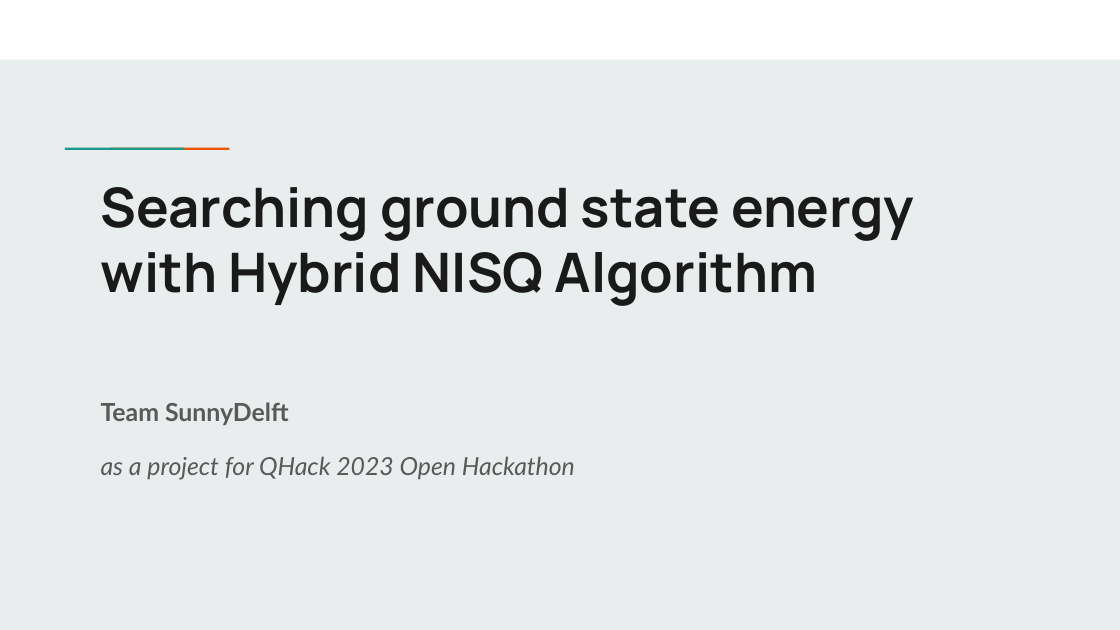
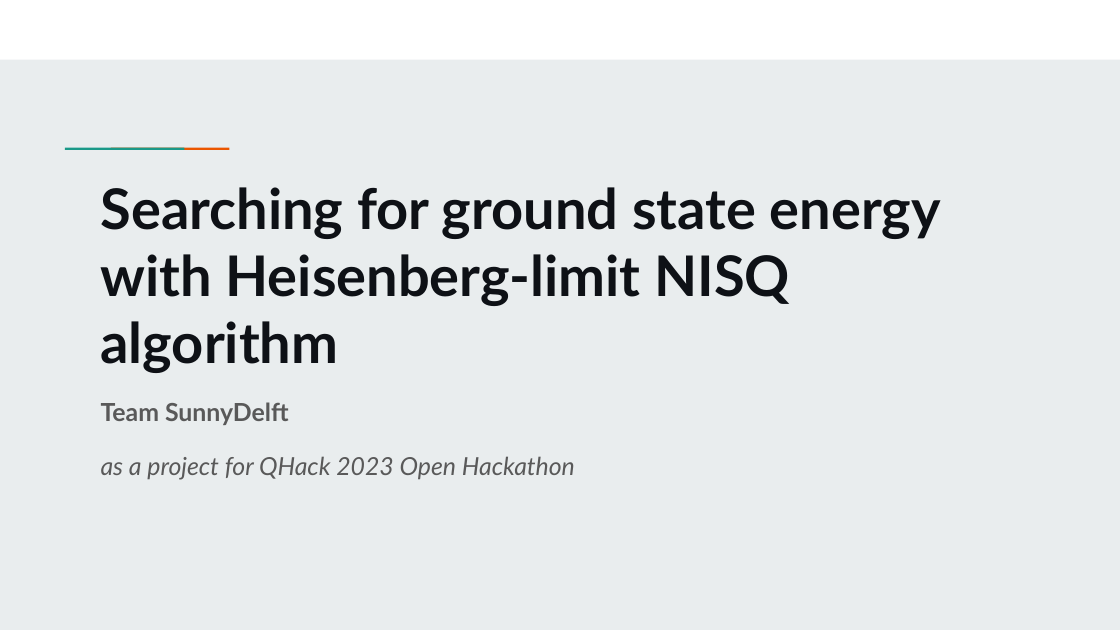
Before and after one commit to Dran-Z/QHack2023-SunnyDelft, a slide deck: slide 1 of QHack-SunnyDelft.pptx. Drawn at 1120x630 pixels with LibreOffice and Linux fonts; fonts in the diff are those of the drawing. Boxes give left, top, right and bottom in pixels: in the first picture for what was removed or moved away, otherwise in the second. Text is boxed around its words. In the diff, an @@ line names an element or a change of style, - is before the commit and + after.

Commit message:
Update slide name

```diff
--- a/QHack-SunnyDelft.pptx
+++ b/QHack-SunnyDelft.pptx
@@ title at (101, 187, 941, 373): text changed; size 35 to 36 pt; font Manrope to Lato; text colour #1A1A1A to #0E1116 @@
-Searching ground state energy with Hybrid NISQ Algorithm
+Searching for ground state energy with Heisenberg-limit NISQ algorithm
```
Also in this commit, not shown: 1 other file.
